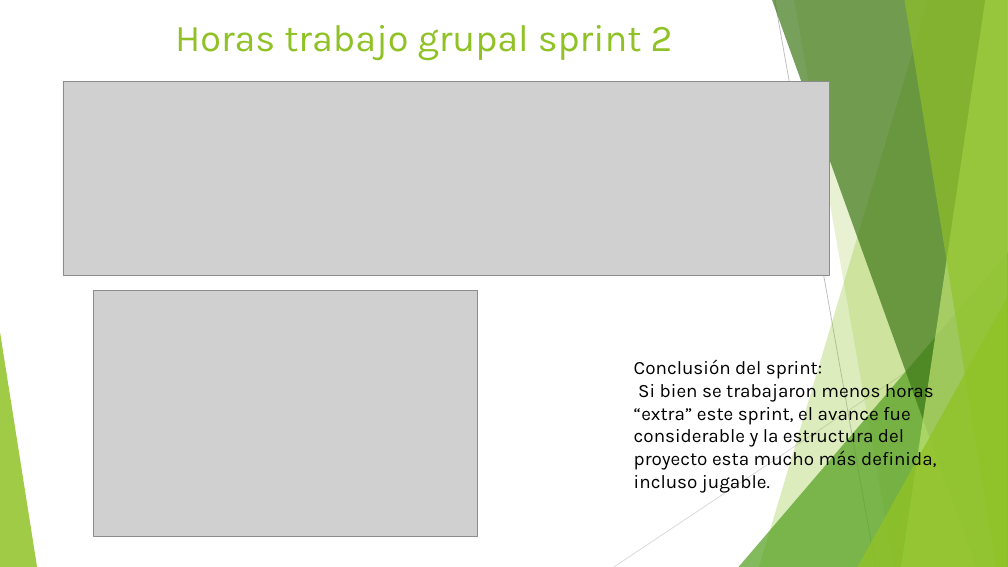
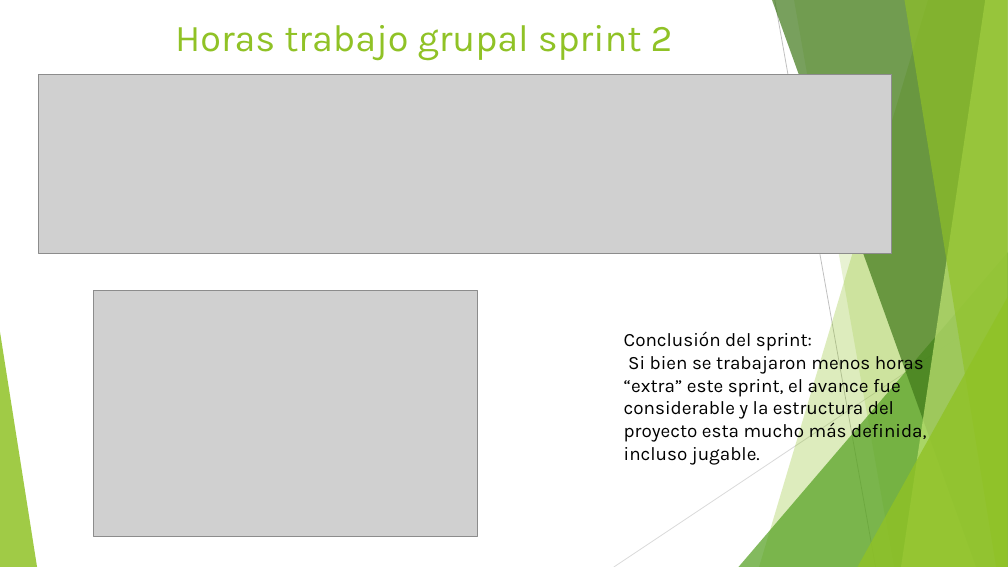
Before and after one commit to vicquiroz/SlimeSmasher, a slide deck: slide 8 of burndown y trabajo de equipo/Sprint 2 Finalizado/Presentacion Sprint 2.pptx. Drawn at 1008x567 pixels with LibreOffice and Linux fonts; fonts in the diff are those of the drawing; grey boxes stand for pictures. Boxes give left, top, right and bottom in pixels: in the first picture for what was removed or moved away, otherwise in the second. Text is boxed around its words. In the diff, an @@ line names an element or a change of style, - is before the commit and + after.

```diff
--- a/burndown y trabajo de equipo/Sprint 2 Finalizado/Presentacion Sprint 2.pptx
+++ b/burndown y trabajo de equipo/Sprint 2 Finalizado/Presentacion Sprint 2.pptx
@@ picture: place and size @@
-picture at (63,82,830,275)
+picture at (39,75,892,253)
@@ text "Conclusión del sprint:": place and size @@
-text "Conclusión del sprint:" at (634,358,937,493)
+text "Conclusión del sprint:" at (624,331,927,465)
```
Also in this commit, not shown: 3 other slides changed, 1 other file.
